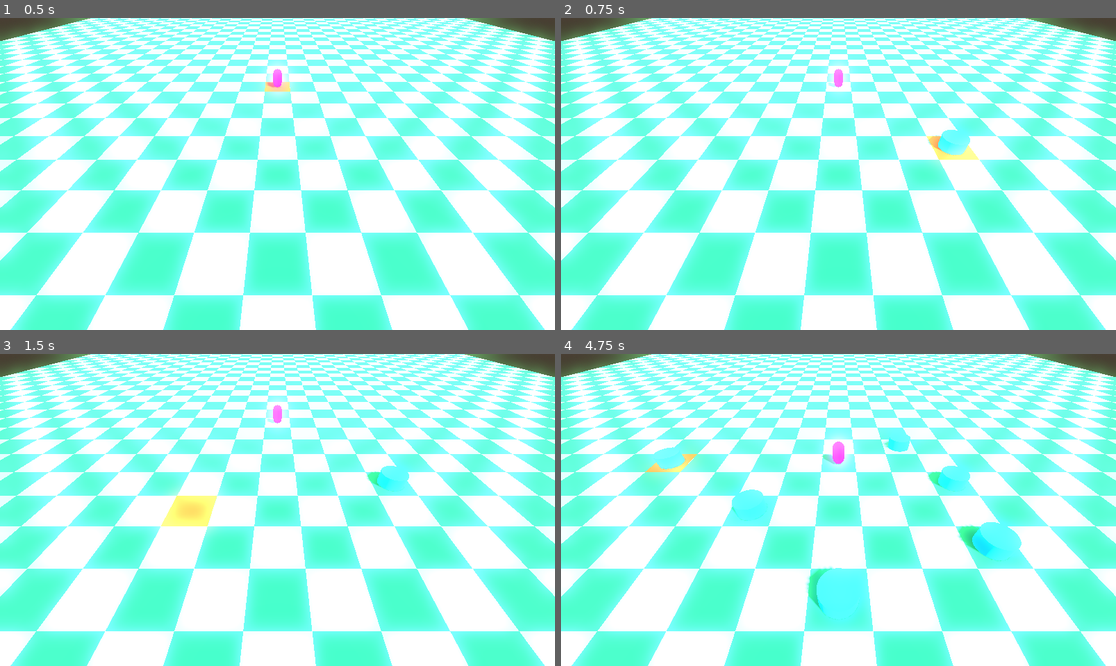
Above: before the commit, frames 1-4 (two rows, left to right).
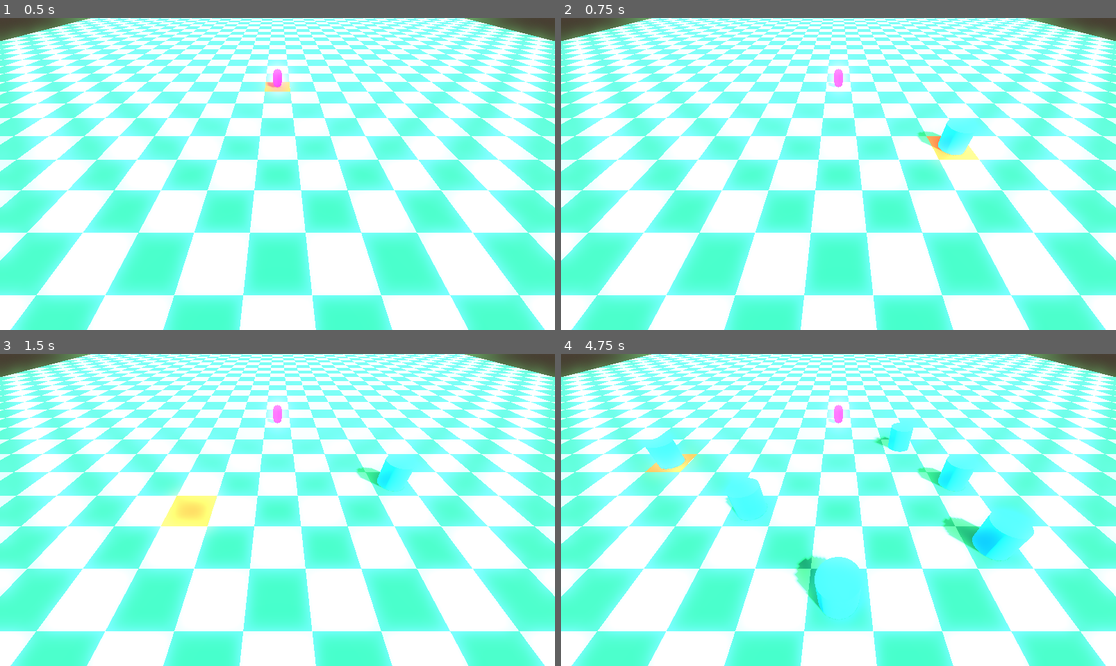
Above: after the commit, the same moments.

Repository: alexandremassaro/power-td
Game: Godot game, scene res://scenes/base_map.tscn
Same seed, same stepped clock (60 frames per second), same inputs: the game is played once before the commit and once after it.
Inputs (mouse positions are in pixels of both pictures, inside the frame that each line leads up to):
- Up to frame 1 (0.5 s): no input
- Up to frame 2 (0.75 s): tap Enter at 0.5 s; move the mouse to (960, 158) at 0.52 s; click (960, 158) at 0.6 s
- Up to frame 3 (1.5 s): tap Z (build_mode, bound only after the commit) at 0.8, 1.35 s; tap Space at 1.25 s; move the mouse to (166, 525) at 1.27 s; click (166, 525) at 1.42 s
- Up to frame 4 (4.75 s): tap X (destroy_mode, bound only after the commit) at 1.55, 2.1, 3.8 s; tap Enter at 2, 3.5 s; move the mouse to (894, 441) at 2.02 s; click (894, 441) at 2.3 s; tap Space at 2.75 s; move the mouse to (810, 572) at 2.77 s; right-click (810, 572) at 2.85 s; click (810, 572) at 2.92 s; tap Z (build_mode, bound only after the commit) at 3.05 s; move the mouse to (1005, 556) at 3.52 s; click (1005, 556) at 3.6 s; tap Escape (ui_cancel) at 4.15 s; move the mouse to (672, 463) at 4.27 s; tap Mouse wheel up (zoom_in) at 4.35 s; click (672, 463) at 4.55 s

Frame 1 is identical in both runs. In frame 2, 0.3% of the frame differs, in the area x 64-76%, y 32-42%; in frame 3, 0.3%; in frame 4, 3.5%, in the area x 15-86%, y 13-81%.

Commit message:
Refactoring and entity selection implemented

Diff:
--- a/project.godot
+++ b/project.godot
@@ -47,3 +47,23 @@
 "events": [Object(InputEventMouseButton,"resource_local_to_scene":false,"resource_name":"","device":-1,"window_id":0,"a …(258 unchanged characters)…
 ]
 }
+build_mode={
+"deadzone": 0.2,
+"events": [Object(InputEventKey,"resource_local_to_scene":false,"resource_name":"","device":-1,"window_id":0,"alt_pressed":false,"shift_pressed":false,"ctrl_pressed":false,"meta_pressed":false,"pressed":false,"keycode":0,"physical_keycode":90,"key_label":0,"unicode":122,"location":0,"echo":false,"script":null)
+]
+}
+destroy_mode={
+"deadzone": 0.2,
+"events": [Object(InputEventKey,"resource_local_to_scene":false,"resource_name":"","device":-1,"window_id":0,"alt_pressed":false,"shift_pressed":false,"ctrl_pressed":false,"meta_pressed":false,"pressed":false,"keycode":0,"physical_keycode":88,"key_label":0,"unicode":120,"location":0,"echo":false,"script":null)
+]
+}
+select_entity={
+"deadzone": 0.2,
+"events": [Object(InputEventMouseButton,"resource_local_to_scene":false,"resource_name":"","device":-1,"window_id":0,"alt_pressed":false,"shift_pressed":false,"ctrl_pressed":false,"meta_pressed":false,"button_mask":1,"position":Vector2(223, 11),"global_position":Vector2(232, 59),"factor":1.0,"button_index":1,"canceled":false,"pressed":true,"double_click":false,"script":null)
+]
+}
+
+[layer_names]
+
+3d_physics/layer_1="Personagens"
+3d_physics/layer_2="Estruturas"
--- a/scenes/base_map.tscn
+++ b/scenes/base_map.tscn
@@ -5,7 +5,7 @@
 [ext_resource type="Script" uid="uid://bqfpy7m8bp5eb" path="res://scripts/base_map.gd" id="1_yv3mv"]
 [ext_resource type="PackedScene" uid="uid://crmrqhynvpoxo" path="res://scenes/camera_gimble.tscn" id="2_4ww3n"]
 [ext_resource type="Script" uid="uid://da8cskjg11dt5" path="res://scripts/floor.gd" id="2_e6k12"]
-[ext_resource type="PackedScene" uid="uid://hfsj4vsntw7e" path="res://scenes/player_character.tscn" id="5_e6k12"]
+[ext_resource type="PackedScene" uid="uid://hfsj4vsntw7e" path="res://scenes/character.tscn" id="6_yv3mv"]
 
 [sub_resource type="BoxShape3D" id="BoxShape3D_3nuxk"]
 size = Vector3(37, 0, 37)
@@ -91,4 +91,4 @@
 shadow_bias = 0.4
 shadow_normal_bias = 1.0
 
-[node name="PlayerCharacter" parent="." instance=ExtResource("5_e6k12")]
+[node name="Character" parent="." instance=ExtResource("6_yv3mv")]
--- a/scenes/player_character.tscn
+++ b/scenes/character.tscn
@@ -1,23 +1,23 @@
-[gd_scene load_steps=6 format=3 uid="uid://hfsj4vsntw7e"]
+[gd_scene load_steps=7 format=3 uid="uid://hfsj4vsntw7e"]
 
-[ext_resource type="Script" uid="uid://i8xq0c2n5u5f" path="res://scripts/player_character.gd" id="1_6r27q"]
-[ext_resource type="Shader" uid="uid://d1gt314n88dk8" path="res://shaders/character.gdshader" id="1_56udc"]
+[ext_resource type="Script" uid="uid://i8xq0c2n5u5f" path="res://scripts/entities/character.gd" id="1_lrhn5"]
+[ext_resource type="Shader" uid="uid://d1gt314n88dk8" path="res://shaders/character.gdshader" id="2_my7n2"]
+[ext_resource type="Script" uid="uid://bho1hgav1x4wl" path="res://scripts/components/selectable_component.gd" id="3_dp8ca"]
 
 [sub_resource type="CapsuleShape3D" id="CapsuleShape3D_4ww3n"]
 
 [sub_resource type="ShaderMaterial" id="ShaderMaterial_3p16f"]
 render_priority = 0
-shader = ExtResource("1_56udc")
+shader = ExtResource("2_my7n2")
 shader_parameter/base_color = Color(6.778373, 0, 6.848802, 1)
 
 [sub_resource type="CapsuleMesh" id="CapsuleMesh_e6k12"]
 material = SubResource("ShaderMaterial_3p16f")
 
-[node name="PlayerCharacter" type="CharacterBody3D"]
-collision_layer = 0
+[node name="Character" type="CharacterBody3D"]
 collision_mask = 0
 motion_mode = 1
-script = ExtResource("1_6r27q")
+script = ExtResource("1_lrhn5")
 
 [node name="CollisionShape3D" type="CollisionShape3D" parent="."]
 transform = Transform3D(1, 0, 0, 0, 1, 0, 0, 0, 1, 0, 1, 0)
@@ -26,3 +26,7 @@
 [node name="MeshInstance3D" type="MeshInstance3D" parent="."]
 transform = Transform3D(1, 0, 0, 0, 1, 0, 0, 0, 1, 0, 1, 0)
 mesh = SubResource("CapsuleMesh_e6k12")
+
+[node name="SelectableComponent" type="Node" parent="."]
+script = ExtResource("3_dp8ca")
+metadata/_custom_type_script = "uid://bho1hgav1x4wl"
--- a/scenes/hud.tscn
+++ b/scenes/hud.tscn
@@ -1,27 +1,36 @@
-[gd_scene format=3 uid="uid://6tqifghbfekf"]
+[gd_scene load_steps=2 format=3 uid="uid://6tqifghbfekf"]
+
+[ext_resource type="Script" uid="uid://ddklylwire1br" path="res://scripts/hud.gd" id="1_ahhtf"]
 
 [node name="Hud" type="CanvasLayer"]
+script = ExtResource("1_ahhtf")
 
-[node name="VBoxContainer" type="VBoxContainer" parent="."]
-anchors_preset = 15
+[node name="MarginContainer" type="MarginContainer" parent="."]
+anchors_preset = 12
+anchor_top = 1.0
 anchor_right = 1.0
 anchor_bottom = 1.0
+offset_top = -100.0
 grow_horizontal = 2
-grow_vertical = 2
+grow_vertical = 0
 size_flags_horizontal = 3
-size_flags_vertical = 3
-
-[node name="MarginContainer" type="MarginContainer" parent="VBoxContainer"]
-layout_mode = 2
 size_flags_vertical = 3
 size_flags_stretch_ratio = 0.7
 
-[node name="Container" type="Control" parent="VBoxContainer"]
+[node name="PanelContainer" type="PanelContainer" parent="MarginContainer"]
 layout_mode = 2
-size_flags_vertical = 3
-size_flags_stretch_ratio = 5.0
 
-[node name="MarginContainer2" type="MarginContainer" parent="VBoxContainer"]
+[node name="HBoxContainer" type="HBoxContainer" parent="MarginContainer/PanelContainer"]
 layout_mode = 2
-size_flags_vertical = 3
-size_flags_stretch_ratio = 2.0
+alignment = 1
+
+[node name="VBoxContainer" type="VBoxContainer" parent="MarginContainer/PanelContainer/HBoxContainer"]
+layout_mode = 2
+alignment = 1
+
+[node name="Button" type="Button" parent="MarginContainer/PanelContainer/HBoxContainer/VBoxContainer"]
+layout_mode = 2
+toggle_mode = true
+text = "Construir"
+
+[connection signal="pressed" from="MarginContainer/PanelContainer/HBoxContainer/VBoxContainer/Button" to="." method="_on_button_pressed"]
--- /dev/null
+++ b/scenes/selectable_component.tscn
@@ -0,0 +1,6 @@
+[gd_scene load_steps=2 format=3 uid="uid://byw4eg1hsrygd"]
+
+[ext_resource type="Script" uid="uid://bho1hgav1x4wl" path="res://scripts/components/selectable_component.gd" id="1_w06qc"]
+
+[node name="SelectableComponent" type="Node"]
+script = ExtResource("1_w06qc")
--- a/scenes/structure.tscn
+++ b/scenes/structure.tscn
@@ -1,12 +1,23 @@
-[gd_scene load_steps=4 format=3 uid="uid://cl0tx08sqcb70"]
+[gd_scene load_steps=5 format=3 uid="uid://cl0tx08sqcb70"]
 
-[ext_resource type="Script" uid="uid://cetm5ue7ce1y8" path="res://scripts/structure.gd" id="1_cjacc"]
+[ext_resource type="Script" uid="uid://cetm5ue7ce1y8" path="res://scripts/entities/structure.gd" id="1_cjacc"]
 [ext_resource type="CylinderMesh" uid="uid://bykg7q11p8y0b" path="res://resources/meshes/placeholder_structure_mesh.tres" id="2_8t6i7"]
 [ext_resource type="Shape3D" uid="uid://ph2oryyxeoxg" path="res://resources/shapes/placeholder_structure_shape.tres" id="3_u8bn0"]
+[ext_resource type="Script" uid="uid://bho1hgav1x4wl" path="res://scripts/components/selectable_component.gd" id="4_dc8ix"]
 
 [node name="Structure" type="StaticBody3D"]
-collision_layer = 0
+collision_layer = 2
 collision_mask = 0
 script = ExtResource("1_cjacc")
+
+[node name="CollisionShape3D" type="CollisionShape3D" parent="."]
+transform = Transform3D(1, 0, 0, 0, 1, 0, 0, 0, 1, 0, 1, 0)
+shape = ExtResource("3_u8bn0")
+
+[node name="MeshInstance3D" type="MeshInstance3D" parent="."]
+transform = Transform3D(1, 0, 0, 0, 1, 0, 0, 0, 1, 0, 1, 0)
 mesh = ExtResource("2_8t6i7")
-hitbox = ExtResource("3_u8bn0")
+
+[node name="SelectableComponent" type="Node" parent="."]
+script = ExtResource("4_dc8ix")
+metadata/_custom_type_script = "uid://bho1hgav1x4wl"
--- a/scripts/base_map.gd
+++ b/scripts/base_map.gd
@@ -1,12 +1,21 @@
+class_name BaseMap
 extends Node3D
+
+
+signal game_mode_changed(game_mode)
+
+
+enum GameMode {NORMAL, SELECTED, BUILD, DESTROY}
 
 
 @export var grid_size : Vector2i = Vector2i(37, 37)
 @export var cell_size : float = 2.0
 
-
 @onready var grid_manager : GridManager = get_node("GridManager")
 @onready var grid_floor : Floor = get_node("Floor")
+
+var game_mode : GameMode = GameMode.NORMAL
+var selected_structure : Structure = null
 
 
 # Called when the node enters the scene tree for the first time.
@@ -29,4 +38,24 @@
 
 # Called every frame. 'delta' is the elapsed time since the previous frame.
 func _process(_delta: float) -> void:
-	pass
+	match game_mode:
+		GameMode.NORMAL:
+			pass
+		GameMode.SELECTED:
+			pass
+		GameMode.BUILD:
+			pass
+		_:
+			pass
+
+
+func _unhandled_key_input(event: InputEvent) -> void:
+	if event.is_action_released("build_mode") and game_mode == GameMode.NORMAL:
+		game_mode = GameMode.BUILD
+		game_mode_changed.emit(game_mode)
+	elif event.is_action_released("destroy_mode") and game_mode == GameMode.NORMAL:
+		game_mode = GameMode.DESTROY
+		game_mode_changed.emit(game_mode)
+	elif event.is_action_released("ui_cancel") and not game_mode == GameMode.NORMAL:
+		game_mode = GameMode.NORMAL
+		game_mode_changed.emit(game_mode)
--- /dev/null
+++ b/scripts/components/selectable_component.gd
@@ -0,0 +1,52 @@
+class_name SelectableComponent
+extends Node
+
+
+signal selected
+signal deselected
+
+var is_selected: bool = false
+@onready var parent_entity: CollisionObject3D = get_parent()
+
+
+func _ready() -> void:
+	if parent_entity:
+		parent_entity.input_ray_pickable = true
+
+		if parent_entity.has_signal("input_event"):
+			parent_entity.input_event.connect(_on_input_event)
+
+
+func _on_input_event(_camera: Camera3D, event: InputEvent, _event_position: Vector3, _normal: Vector3, _shape_idx: int) -> void:
+	if event is InputEventMouseButton and event.is_action_released("select_entity"):
+		toggle_selection()
+
+
+func select():
+	if not is_selected:
+		is_selected = true
+		_apply_highlight(true)
+		selected.emit()
+
+
+func deselect():
+	if is_selected:
+		is_selected = false
+		_apply_highlight(false)
+		deselected.emit()
+
+
+func toggle_selection():
+	if is_selected:
+		deselect()
+	else:
+		select()
+
+
+func _apply_highlight(enabled: bool):
+	var mesh = parent_entity.find_child("MeshInstance3D", true, false)
+	if mesh:
+		if enabled:
+			mesh.scale = Vector3(1.1, 1.1, 1.1)
+		else:
+			mesh.scale = Vector3(1.0, 1.0, 1.0)
--- a/scripts/player_character.gd
+++ b/scripts/entities/character.gd
@@ -3,12 +3,20 @@
 const SPEED = 5.0
 
 @onready var grid_manager : GridManager
+@onready var selectable: SelectableComponent = get_node("SelectableComponent")
+
 var path : Array[Vector3] = []
 var current_path_index : int = 0
+
 
 func _ready() -> void:
 	grid_manager = get_parent().get_node("GridManager") as GridManager
 	(get_parent().get_node("Floor") as Floor).move_to.connect(calculate_path)
+
+	if selectable:
+		selectable.selected.connect(_on_selected)
+		selectable.deselected.connect(_on_deselected)
+
 
 func _physics_process(_delta: float) -> void:
 	if path.is_empty() or current_path_index >= path.size():
@@ -31,59 +39,63 @@
 
 	move_and_slide()
 
+
+func _on_selected():
+	print("Character selected: ", name)
+
+
+func _on_deselected():
+	print("Character deselected: ", name)
+
+
 func calculate_path(to : Vector2i):
+	if not selectable.is_selected:
+		return
 	path.clear()
 	current_path_index = 0
 
 	var from = grid_manager.world_to_grid(Vector2(global_position.x, global_position.z))
 	var grid_path : PackedVector2Array = grid_manager.calculate_path(from, to)
 
-	# SMOOTHING - remover waypoints desnecessários
 	var smoothed = smooth_path_with_line_of_sight(grid_path)
 
 	for grid_pos in smoothed:
 		var world_pos = grid_manager.grid_to_world(Vector2i(grid_pos))
 		path.push_back(Vector3(world_pos.x, 0.0, world_pos.y))
 
-# Line of Sight Path Smoothing
+
 func smooth_path_with_line_of_sight(grid_path: PackedVector2Array) -> Array[Vector2i]:
 	if grid_path.size() <= 2:
 		return convert_to_vector2i_array(grid_path)
 
 	var smoothed: Array[Vector2i] = []
-	smoothed.push_back(Vector2i(grid_path[0]))  # Adicionar início
+	smoothed.push_back(Vector2i(grid_path[0]))
 
 	var current_index = 0
 
 	while current_index < grid_path.size() - 1:
-		# Tentar ir o mais longe possível em linha reta
 		var farthest_visible = current_index + 1
 
 		for i in range(current_index + 2, grid_path.size()):
 			if has_line_of_sight(Vector2i(grid_path[current_index]), Vector2i(grid_path[i])):
 				farthest_visible = i
 			else:
-				break  # Não pode ver mais longe, parar
+				break
 
-		# Adicionar o ponto mais distante visível
 		smoothed.push_back(Vector2i(grid_path[farthest_visible]))
 		current_index = farthest_visible
 
 	return smoothed
 
-# Verifica se há linha de visão entre dois pontos (sem obstáculos)
 func has_line_of_sight(from: Vector2i, to: Vector2i) -> bool:
-	# Algoritmo de Bresenham - traça linha entre dois pontos
 	var cells = get_line_cells(from, to)
 
-	# Verificar se todas células na linha são walkable
 	for cell in cells:
 		if not grid_manager.is_cell_walkable(cell):
 			return false
 
 	return true
 
-# Bresenham's Line Algorithm - retorna todas células em uma linha
 func get_line_cells(from: Vector2i, to: Vector2i) -> Array[Vector2i]:
 	var cells: Array[Vector2i] = []
 
@@ -114,7 +126,6 @@
 
 	return cells
 
-# Helper para converter PackedVector2Array para Array[Vector2i]
 func convert_to_vector2i_array(packed: PackedVector2Array) -> Array[Vector2i]:
 	var result: Array[Vector2i] = []
 	for v in packed:
--- /dev/null
+++ b/scripts/entities/structure.gd
@@ -0,0 +1,22 @@
+class_name Structure
+extends StaticBody3D
+
+@export var can_walk_accros : bool = false
+@export var can_fly_over : bool = true
+
+
+@onready var selectable: SelectableComponent = get_node("SelectableComponent")
+
+# Called when the node enters the scene tree for the first time.
+func _ready() -> void:
+	if selectable:
+		selectable.selected.connect(_on_selected)
+		selectable.deselected.connect(_on_deselected)
+
+
+func _on_selected():
+	print("Structure selected: ", name)
+
+
+func _on_deselected():
+	print("Structure deselected: ", name)
--- a/scripts/floor.gd
+++ b/scripts/floor.gd
@@ -4,7 +4,8 @@
 signal move_to(destination: Vector2i)
 
 
-@onready var grid_manager : GridManager
+@onready var grid_manager: GridManager
+@onready var game_mode: BaseMap.GameMode = get_parent().game_mode
 
 
 func _ready() -> void:
@@ -19,6 +20,7 @@
 		if event.is_action_released("place_structure"):
 			place_structure(event_position)
 
+
 	if event is InputEventMouseMotion:
 		var grid_manager : GridManager = get_parent().get_node("GridManager") as GridManager
 		var adjusted_position : Vector2 = Vector2.ZERO
@@ -29,6 +31,7 @@
 		var world_pos = grid_manager.grid_to_world(grid_pos)
 
 		get_node("HighlightMesh").position = Vector3(world_pos.x, 0.03, world_pos.y)
+
 
 func click_to_move(event_position: Vector3):
 	var destination : Vector2i = Vector2i.ZERO
@@ -42,6 +45,4 @@
 	var structure_position : Vector2i = grid_manager.world_3d_to_grid(event_position)
 	var structure : Structure = Scenes.STRUCTURE_SCENE.instantiate() as Structure
 
-	print(structure_position)
-
 	grid_manager.place_structure(structure, structure_position)
--- a/scripts/grid_cell.gd
+++ b/scripts/grid_cell.gd
@@ -28,8 +28,6 @@
 		structure = new_structure
 		can_walk = structure.can_walk_accros
 		can_fly = structure.can_fly_over
-	else:
-		print("Can't place structure")
 
 
 func remove_structure() -> void:
--- a/scripts/grid_manager.gd
+++ b/scripts/grid_manager.gd
@@ -11,15 +11,10 @@
 
 func initialize_grid():
 	grid_offset = grid_size * cell_size / 2
-	print("Grid Size:" + str(grid_size))
-	print("Cell size: " + str(cell_size))
-	print("Grid offset: " + str(grid_offset))
 	for i in range(grid_size.x):
 		for j in range(grid_size.y):
 			var cell_pos = Vector2i(i, j)
-			# Setting grid data
 			grid_data[cell_pos] = GridCell.new()
-			# Adding point to pathfinding algorithm
 			pathfinding.add_point(pathfinding.get_available_point_id(), Vector2(float(i), float(j)))
 
 	var id = 0
--- /dev/null
+++ b/scripts/hud.gd
@@ -0,0 +1,5 @@
+extends CanvasLayer
+
+
+func _on_button_pressed() -> void:
+	get_parent().game_mode = BaseMap.GameMode.BUILD
--- a/scripts/structure.gd
+++ /dev/null
@@ -1,28 +0,0 @@
-class_name Structure
-extends StaticBody3D
-
-@export var can_walk_accros : bool = false
-@export var can_fly_over : bool = true
-@export var mesh : Mesh
-@export var hitbox : Shape3D
-
-@onready var structure_hitbox : CollisionShape3D
-@onready var structure_mesh : MeshInstance3D
-
-# Called when the node enters the scene tree for the first time.
-func _ready() -> void:
-	structure_hitbox = CollisionShape3D.new()
-	structure_mesh = MeshInstance3D.new()
-
-	if hitbox:
-		structure_hitbox.shape = hitbox
-	if mesh:
-		structure_mesh.mesh = mesh
-
-	add_child(structure_hitbox)
-	add_child(structure_mesh)
-
-
-# Called every frame. 'delta' is the elapsed time since the previous frame.
-func _process(delta: float) -> void:
-	pass
Renamed: scripts/boulder.gd -> scripts/entities/structures/boulder.gd
